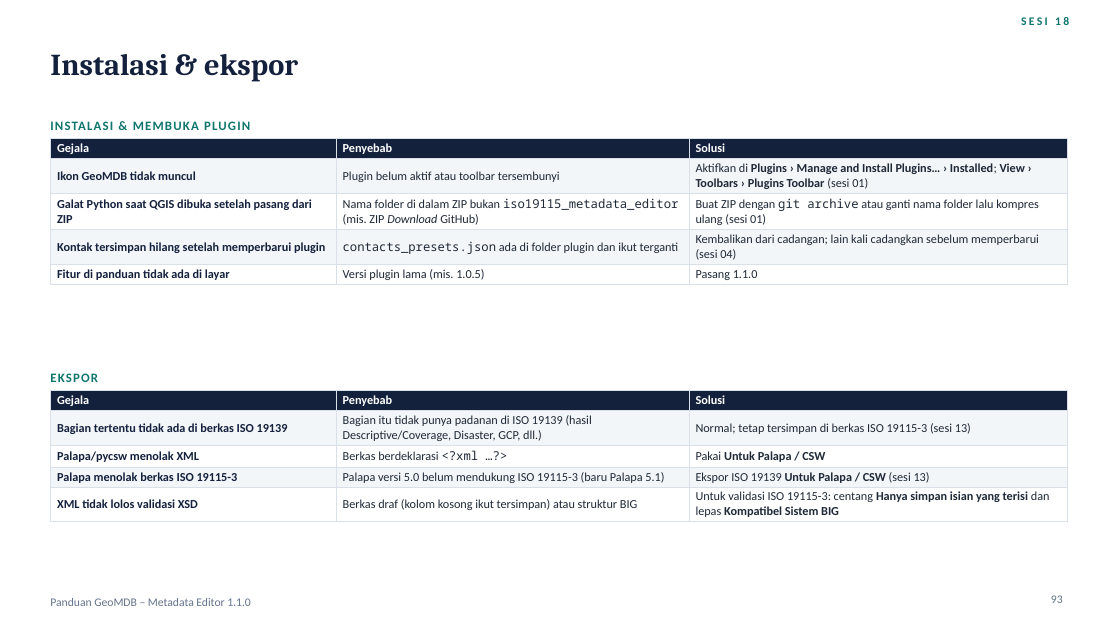
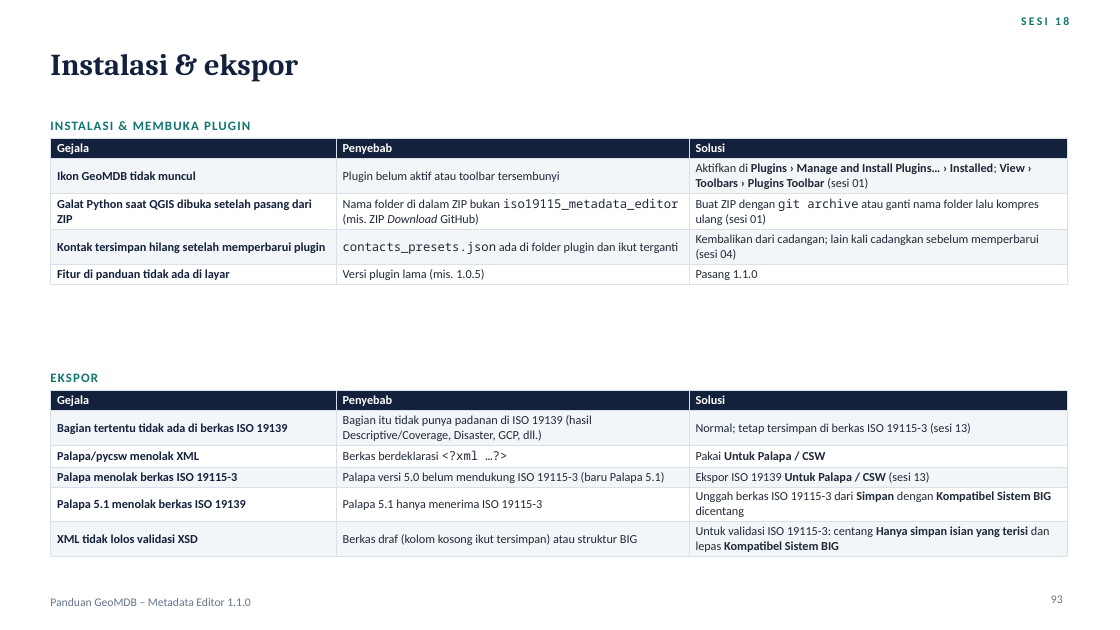
Before and after one commit to wendraalqassam/iso19115_metadata_editor, a slide deck: slide 93 of docs/Panduan-GeoMDB-Metadata-Editor.pptx. Drawn at 1120x630 pixels with LibreOffice and Linux fonts; fonts in the diff are those of the drawing. Boxes give left, top, right and bottom in pixels: in the first picture for what was removed or moved away, otherwise in the second. Text is boxed around its words. In the diff, an @@ line names an element or a change of style, - is before the commit and + after.

Commit message:
Palapa 5.1: ISO 19115-3 only, saved with "Kompatibel Sistem BIG"
Palapa 5.1 does not accept ISO 19139; it takes the ISO 19115-3 file from Save with the
"Kompatibel Sistem BIG" and "Hanya simpan isian yang terisi" options checked. The "Untuk Palapa / CSW"
ISO 19139 export is for Palapa 5.0 (and pycsw/CSW-T). Deck (session 13 Palapa slide, export
conditions, option combinations, case study A, troubleshooting, FAQ, summary) and README updated.

```diff
--- a/docs/Panduan-GeoMDB-Metadata-Editor.pptx
+++ b/docs/Panduan-GeoMDB-Metadata-Editor.pptx
@@ table at <box>50,391,1067,556</box> @@
+row 5: Palapa 5.1 menolak berkas ISO 19139 | Palapa 5.1 hanya menerima ISO 19115-3 | Unggah berkas ISO 19115-3 dari Simpan dengan Kompatibel Sistem BIG dicentang
```
Also in this commit, not shown: 7 other slides changed, 1 other file.
